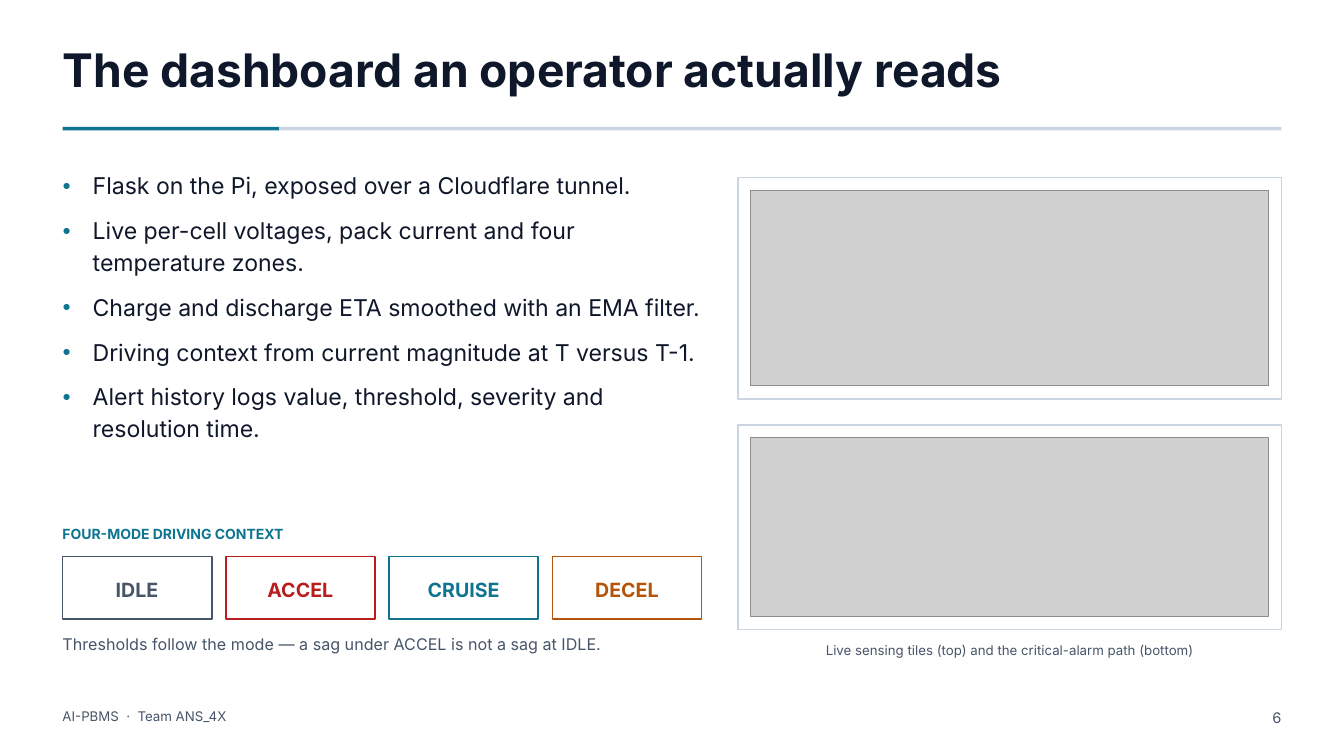
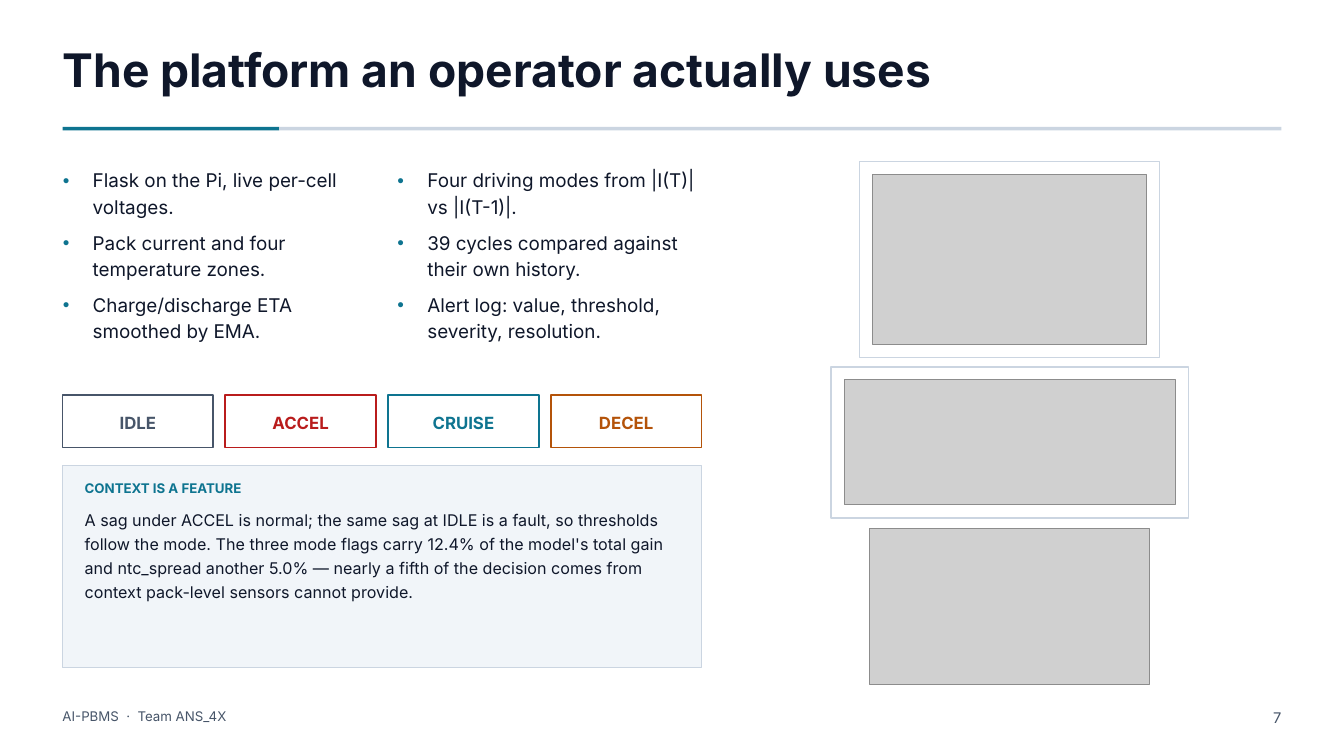
Before and after one commit to Adhi5504/Intelligent_BMS, a slide deck: slide 7 of AI_PBMS_8Slide.pptx (slide 6 before the commit). Drawn at 1344x756 pixels with LibreOffice and Linux fonts; fonts in the diff are those of the drawing; grey boxes stand for pictures. Boxes give left, top, right and bottom in pixels: in the first picture for what was removed or moved away, otherwise in the second. Text is boxed around its words. In the diff, an @@ line names an element or a change of style, - is before the commit and + after.

```diff
--- a/AI_PBMS_8Slide.pptx
+++ b/AI_PBMS_8Slide.pptx
@@ text at box(62, 52, 931, 97): text changed @@
-The dashboard an operator actually reads
+The platform an operator actually uses
@@ text at box(93, 173, 337, 342): text changed; size 16.5 to 13.5 pt @@
-● Flask on the Pi, exposed over a Cloudflare tunnel.
-● Live per-cell voltages, pack current and four temperature zones.
-● Charge and discharge ETA smoothed with an EMA filter.
-● Driving context from current magnitude at T versus T-1.
-● Alert history logs value, threshold, severity and resolution time.
+● Flask on the Pi, live per-cell voltages.
+● Pack current and four temperature zones.
+● Charge/discharge ETA smoothed by EMA.
@@ text at box(427, 172, 694, 342): text changed; size 10 to 13.5 pt; text colour #0E7490 to #0F172A; bold off @@
-FOUR-MODE DRIVING CONTEXT
+● Four driving modes from |I(T)| vs |I(T-1)|.
+● 39 cycles compared against their own history.
+● Alert log: value, threshold, severity, resolution.
@@ rectangle: place and size @@
-rectangle at box(738, 424, 1281, 629)
+rectangle at box(860, 161, 1159, 358)
@@ picture added at box(873, 174, 1146, 345) @@
@@ rectangle: place and size @@
-rectangle at box(738, 177, 1281, 399)
+rectangle at box(831, 367, 1189, 518)
@@ picture: place and size @@
-picture at box(751, 191, 1268, 386)
+picture at box(844, 380, 1176, 505)
@@ text "IDLE": place and size @@
-text "IDLE" at box(116, 582, 159, 597)
+text "IDLE" at box(120, 417, 156, 429)
@@ rectangle: place and size @@
-rectangle at box(63, 557, 212, 619)
+rectangle at box(63, 395, 214, 448)
@@ rectangle at box(63, 395, 214, 448): outline #475569 1.25 pt to #475569 1.2 pt @@
@@ text "ACCEL": place and size @@
-text "ACCEL" at box(267, 582, 333, 597)
+text "ACCEL" at box(272, 416, 328, 429)
@@ rectangle: place and size @@
-rectangle at box(226, 557, 375, 619)
+rectangle at box(225, 395, 376, 448)
@@ rectangle at box(225, 395, 376, 448): outline #B91C1C 1.25 pt to #B91C1C 1.2 pt @@
@@ text "CRUISE": place and size @@
-text "CRUISE" at box(428, 582, 500, 598)
+text "CRUISE" at box(433, 416, 495, 429)
@@ rectangle: place and size @@
-rectangle at box(389, 557, 538, 619)
+rectangle at box(388, 395, 539, 448)
@@ rectangle at box(388, 395, 539, 448): outline #0E7490 1.25 pt to #0E7490 1.2 pt @@
@@ size 14 to 12 pt in 4 elements at box(272, 416, 328, 429), box(433, 416, 495, 429), box(120, 417, 156, 429), box(599, 416, 653, 429) @@
@@ text "DECEL": place and size @@
-text "DECEL" at box(595, 582, 659, 597)
+text "DECEL" at box(599, 416, 653, 429)
@@ rectangle: place and size @@
-rectangle at box(553, 557, 702, 619)
+rectangle at box(551, 395, 702, 448)
@@ rectangle at box(551, 395, 702, 448): outline #B45309 1.25 pt to #B45309 1.2 pt @@
@@ picture removed at box(751, 438, 1268, 616) @@
@@ rectangle added at box(63, 466, 702, 667), fill #F1F5F9, outline #CBD5E1 0.75 pt @@
@@ text added at box(85, 483, 242, 493), 9.5 pt, text #0E7490, bold @@
+CONTEXT IS A FEATURE
@@ text added at box(85, 513, 663, 602), 11.5 pt, text #0F172A @@
+A sag under ACCEL is normal; the same sag at IDLE is a fault, so thresholds follow the mode. The three mode flags carry 12.4% of the model's total gain and ntc_spread another 5.0% — nearly a fifth of the decision comes from context pack-level sensors cannot provide.
@@ picture added at box(870, 528, 1150, 685) @@
@@ text removed at box(62, 637, 600, 654) @@
-Thresholds follow the mode — a sag under ACCEL is not a sag at IDLE.
@@ text removed at box(826, 644, 1193, 658) @@
-Live sensing tiles (top) and the critical-alarm path (bottom)
@@ text at box(1273, 712, 1281, 723): text changed @@
-6
+7
```
Also in this commit, not shown: 5 other slides changed, 2 slides added, 2 slides removed, 20 other files.
